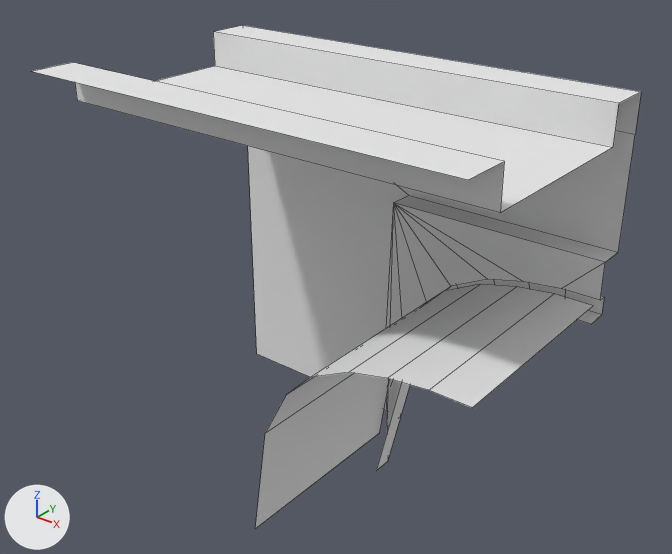
The OBJ model Assets/Alexander/Meshes/Level_3/Meshes/castle_bottom_side.obj: old version first, new version second.
One viewpoint serves both versions: a camera (50 mm lens) standing at (27.8, -33.8, 22.4) and looking at (-0.2, 1.2, 0.7). Lighting does not change. The marker at lower left points along +X, +Y and +Z. Mesh edges are drawn as thin lines. Where no turn or scale is listed for an object, it has been applied to the vertices.

The older version as bpy lines, for what is in view:
```python
me_castle_bottom_side = bpy.data.meshes.new('castle_bottom_side')
me_castle_bottom_side.from_pydata(...)  # 69 vertices, 45 faces; spans x -12.5..12.5, y -7.5..7.5, z -14.5..11.5
me_castle_bottom_side.materials.append(mat_initialshadinggroup)  # white #e7e7e7
# before: 19 (-12.5, 7.5, 11.5) at pixel (242, 25), 25 (12.5, 7.5, 11.5) at pixel (641, 91), 26 (12.5, 5.0, 11.5) at pixel (618, 103), 27 (-12.5, 5.0, 11.5) at pixel (213, 31), 32 (-12.5, 5.0, 9.5) at pixel (214, 65)
# before: 33 (12.5, 5.0, 9.5) at pixel (612, 147)
# before: 23 (-12.5, -7.5, 11.5) at pixel (30, 71), 24 (12.5, -7.5, 11.5) at pixel (468, 179), 28 (12.5, -5.0, 11.5) at pixel (504, 161), 29 (-12.5, -5.0, 11.5) at pixel (72, 62)
ob_castle_bottom_side = bpy.data.objects.new('castle_bottom_side', me_castle_bottom_side)
ob_castle_bottom_side.location = (0.0, 0.0, 0.0)
```
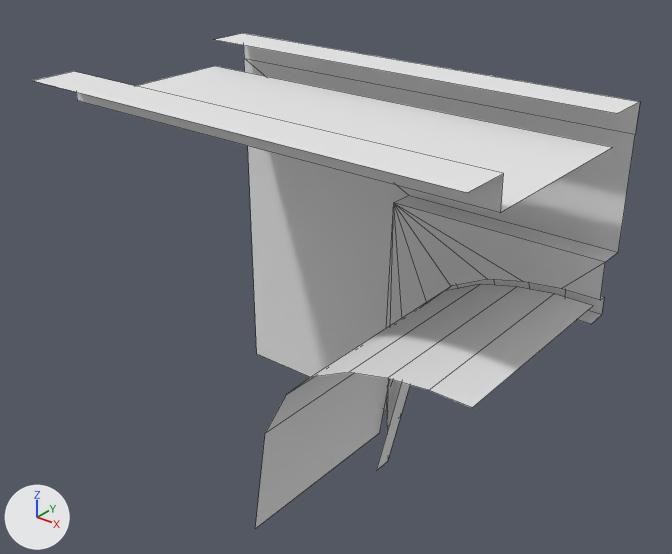
Where the change shows, as pixel boxes (x1, y1, x2, y2) in the pictures (672 x 554 px; the box of a moved part takes in the faces that stretch with it):
'castle_bottom_side', reshaped
    before: (32, 25, 641, 529)
    after: (32, 33, 640, 529)
part 1 of me_castle_bottom_side, cut back
    before: (213, 25, 641, 147)
    after: (214, 33, 640, 134)
part 2 of me_castle_bottom_side, moved or reshaped
    before: (32, 62, 504, 213)
    after: (32, 71, 503, 213)

The edits, one by one:
me_castle_bottom_side has 69 vertices, 45 faces and spans x -12.5..12.5, y -7.5..7.5, z -14.5..11.5.
me_castle_bottom_side is used by ob_castle_bottom_side; location (0.0, 0.0, 0.0).
Verts and faces of me_castle_bottom_side; kept vertices keep their numbers, new ones are numbered from 69.
Part 1, on me_castle_bottom_side:
Faces deleted: (26, 27, 32, 33).
Vertices 19, 25, 26, 27 move by (0.0, 0.0, -0.5).
Part 2, on me_castle_bottom_side:
Vertices 23, 24, 28, 29 move by (0.0, 0.0, -0.5).
